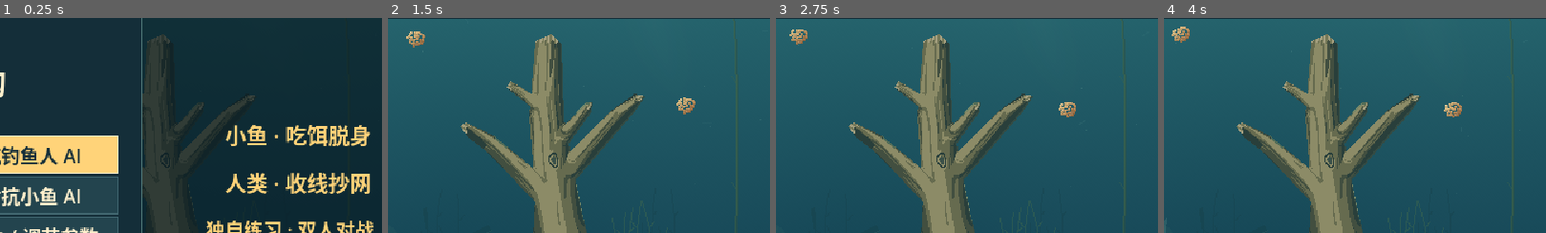
Above: before the commit, frames 1-4 (left to right).
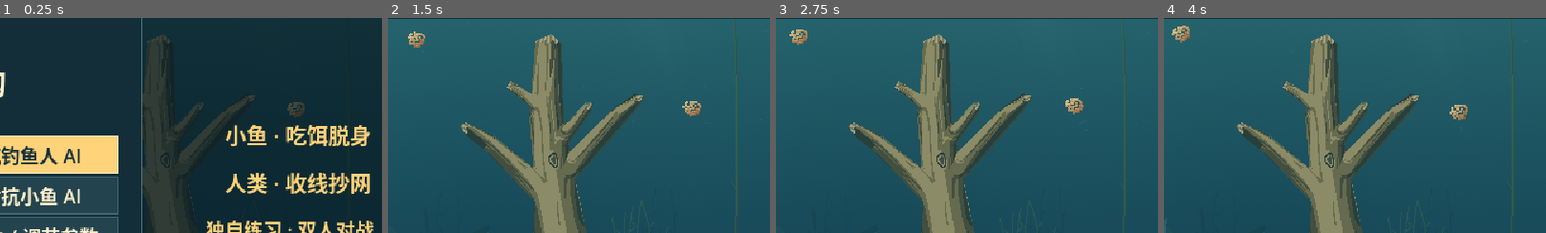
Above: after the commit, the same moments.

Repository: lljh2777-cyber/BaitbreakPixel
Game: Godot game, scene res://scenes/main.tscn
Two runs of this game, one before a commit and one after it. Both use one fixed random seed, a clock stepped at 60 frames per second and the inputs below.
Inputs (mouse positions are % of the whole screen's width and height, from its top left):
- Up to frame 1 (0.25 s): no input
- Up to frame 2 (1.5 s): click "小鱼挑战 · 对抗钓鱼人 AI" at 0.5 s; tap Enter at 1.25 s; move the mouse to (72, 45) at 1.27 s; hold D (right) from 1.28 s (still down); hold E (use) from 1.28 s (still down); click (72, 45) at 1.42 s
- Up to frame 3 (2.75 s): release D (right) at 2 s; release E (use) at 2 s; drag from (30, 55) to (45, 70) at 2.02 s
- Up to frame 4 (4 s): move the mouse to (60, 28) at 2.77 s; hold D (right) 2.78-3.5 s; hold Right mouse button (dash) 2.78-3.5 s; tap E (use) at 3.05 s; drag from (45, 70) to (20, 35) at 3.52 s
The pictures show only the part of the screen within x 32-82%, y 10-60%; the shares and areas given below are measured in that part.

The runs differ from the first frame. In frame 1, 0.2% of the frame differs, in the area x 75-80%, y 39-47%; in frame 2, 0.4%; in frame 3, 0.4%; in frame 4, 0.5%, in the area x 2-80%, y 3-48%.

Commit message:
fix: randomize ordinary session seeds without affecting replay

Diff:
--- a/scripts/pond.gd
+++ b/scripts/pond.gd
@@ -82,7 +82,10 @@
 
 func _ready() -> void:
 	Engine.max_fps = 60
-	rng.seed = 2649
+	# Explicit test/replay seeds remain deterministic; ordinary app restarts must not
+	# replay the same first hidden-hook layout. Presentation never consumes this RNG.
+	if "--test-profile" in OS.get_cmdline_user_args(): rng.seed=2649
+	else: rng.randomize()
 	_register_inputs()
 	if "--test-profile" in OS.get_cmdline_user_args(): save_path = "user://pixel-test.cfg"
 	else: _load_profile()
Not shown, changed: docs/architecture/PHASE-0-1.md
